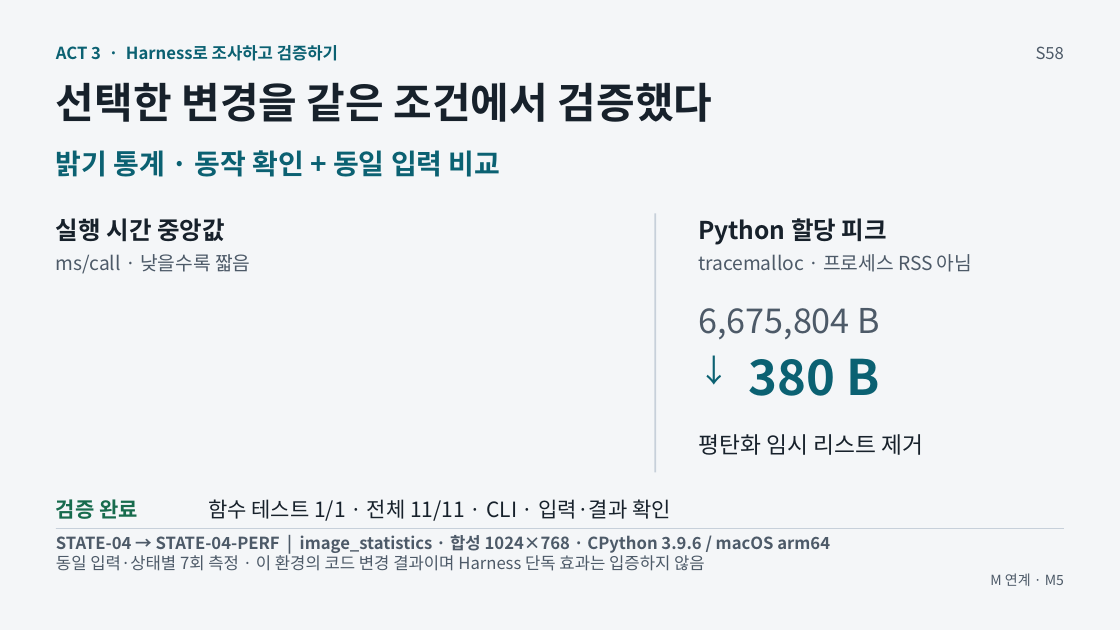
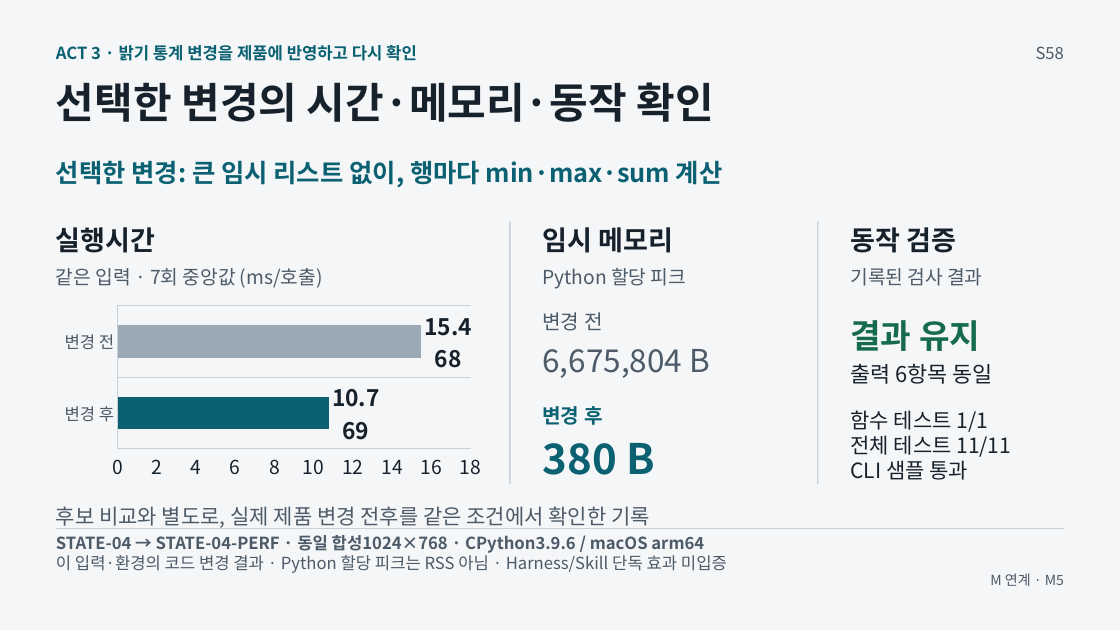
Before and after one commit to GideokKim/ai-dev-training, a slide deck: slide 58 of production/AI_Dev_Training_Full.pptx. Drawn at 1120x630 pixels with LibreOffice and Linux fonts; fonts in the diff are those of the drawing. Boxes give left, top, right and bottom in pixels: in the first picture for what was removed or moved away, otherwise in the second. Text is boxed around its words. In the diff, an @@ line names an element or a change of style, - is before the commit and + after.

```diff
--- a/production/AI_Dev_Training_Full.pptx
+++ b/production/AI_Dev_Training_Full.pptx
@@ text at [56, 45, 417, 61]: text changed @@
-ACT 3 · Harness로 조사하고 검증하기
+ACT 3 · 밝기 통계 변경을 제품에 반영하고 다시 확인
@@ text at [56, 82, 714, 122]: text changed @@
-선택한 변경을 같은 조건에서 검증했다
+선택한 변경의 시간·메모리·동작 확인
@@ text removed at [56, 150, 501, 177] @@
-밝기 통계 · 동작 확인 + 동일 입력 비교
@@ text added at [56, 160, 723, 188], 21.8 pt, text #0B6172, bold @@
+선택한 변경: 큰 임시 리스트 없이, 행마다 min·max·sum 계산
@@ text at [56, 227, 156, 253]: text changed; size 21 to 23.2 pt @@
-실행 시간 중앙값
+실행시간
@@ rectangle: place and size @@
-rectangle at [655, 213, 656, 472]
+rectangle at [509, 222, 511, 484]
@@ text added at [542, 227, 673, 253], 23.2 pt, text #17212B, bold @@
+임시 메모리
@@ rectangle added at [818, 222, 819, 484], fill #C7D0DA @@
@@ text added at [850, 227, 956, 253], 23.2 pt, text #17212B, bold @@
+동작 검증
@@ text removed at [56, 254, 250, 274] @@
-ms/call · 낮을수록 짧음
@@ text added at [56, 268, 323, 288], 16.5 pt, text #4D5A68 @@
+같은 입력 · 7회 중앙값 (ms/호출)
@@ text "Python 할당 피크": place and size @@
-text "Python 할당 피크" at [698, 218, 887, 245]
+text "Python 할당 피크" at [542, 268, 686, 289]
@@ text "Python 할당 피크" at [542, 268, 686, 289]: size 21 to 16.5 pt, text colour #17212B to #4D5A68, bold off @@
@@ text removed at [698, 254, 972, 272] @@
-tracemalloc · 프로세스 RSS 아님
@@ text added at [850, 268, 982, 286], 16.5 pt, text #4D5A68 @@
+기록된 검사 결과
@@ bar chart added at [56, 302, 491, 484] @@
+categories: 변경 후, 변경 전
+Series 1: 10.769, 15.468
@@ text added at [542, 312, 603, 331], 17.2 pt, text #4D5A68 @@
+변경 전
@@ text added at [850, 320, 980, 351], 28.5 pt, text #176B4D, bold @@
+결과 유지
@@ text "6,675,804 B": place and size @@
-text "6,675,804 B" at [698, 308, 880, 339]
+text "6,675,804 B" at [542, 349, 710, 378]
@@ text "6,675,804 B" at [542, 349, 710, 378]: size 29.2 to 27 pt @@
@@ text removed at [698, 348, 739, 393] @@
-↓
@@ text added at [850, 363, 993, 384], 18.8 pt, text #17212B @@
+출력 6항목 동일
@@ text added at [542, 406, 603, 425], 17.2 pt, text #0B6172, bold @@
+변경 후
@@ text at [850, 410, 1011, 480]: text changed @@
-함수 테스트 1/1 · 전체 11/11 · CLI · 입력·결과 확인
+함수 테스트 1/1
+전체 테스트 11/11
+CLI 샘플 통과
@@ text "380 B": place and size @@
-text "380 B" at [749, 358, 880, 396]
+text "380 B" at [542, 443, 655, 475]
@@ text "380 B" at [542, 443, 655, 475]: size 42 to 36 pt @@
@@ text removed at [698, 434, 923, 455] @@
-평탄화 임시 리스트 제거
@@ text removed at [56, 499, 138, 519] @@
-검증 완료
@@ text added at [56, 506, 650, 529], 18 pt, text #4D5A68 @@
+후보 비교와 별도로, 실제 제품 변경 전후를 같은 조건에서 확인한 기록
@@ text at [56, 535, 704, 553]: text changed @@
-STATE-04 → STATE-04-PERF | image_statistics · 합성 1024×768 · CPython 3.9.6 / macOS arm64
+STATE-04 → STATE-04-PERF · 동일 합성1024×768 · CPython3.9.6 / macOS arm64
@@ text at [56, 552, 727, 573]: text changed @@
-동일 입력·상태별 7회 측정 · 이 환경의 코드 변경 결과이며 Harness 단독 효과는 입증하지 않음
+이 입력·환경의 코드 변경 결과 · Python 할당 피크는 RSS 아님 · Harness/Skill 단독 효과 미입증
```
Also in this commit, not shown: 1 other slide changed, 26 other files.
